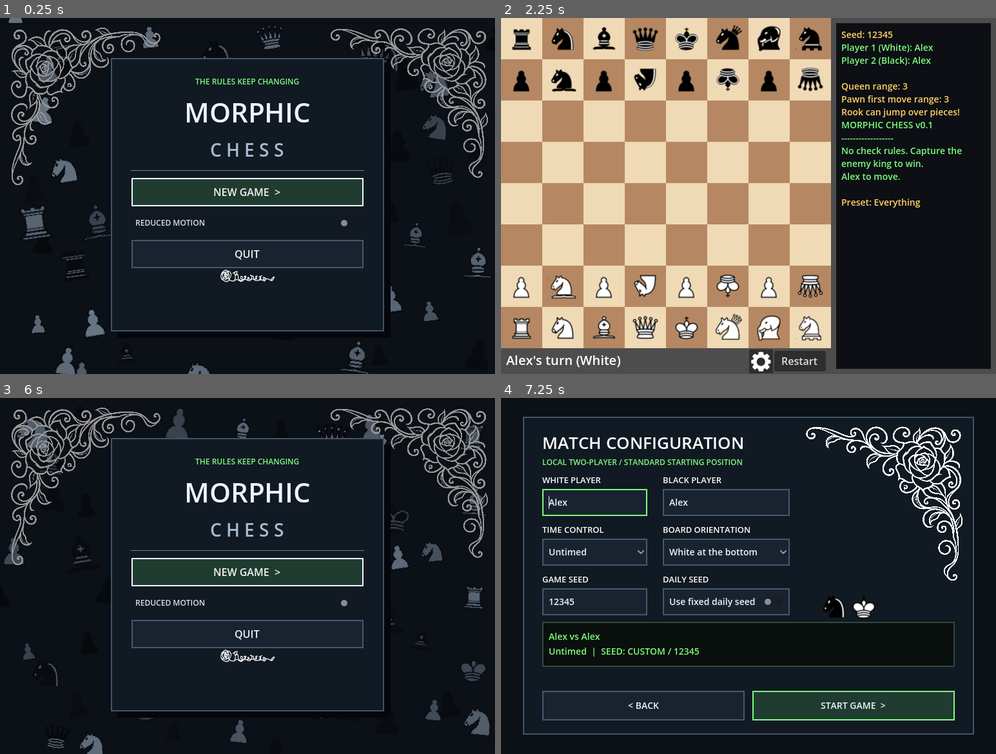
Above: before the commit, frames 1-4 (two rows, left to right).
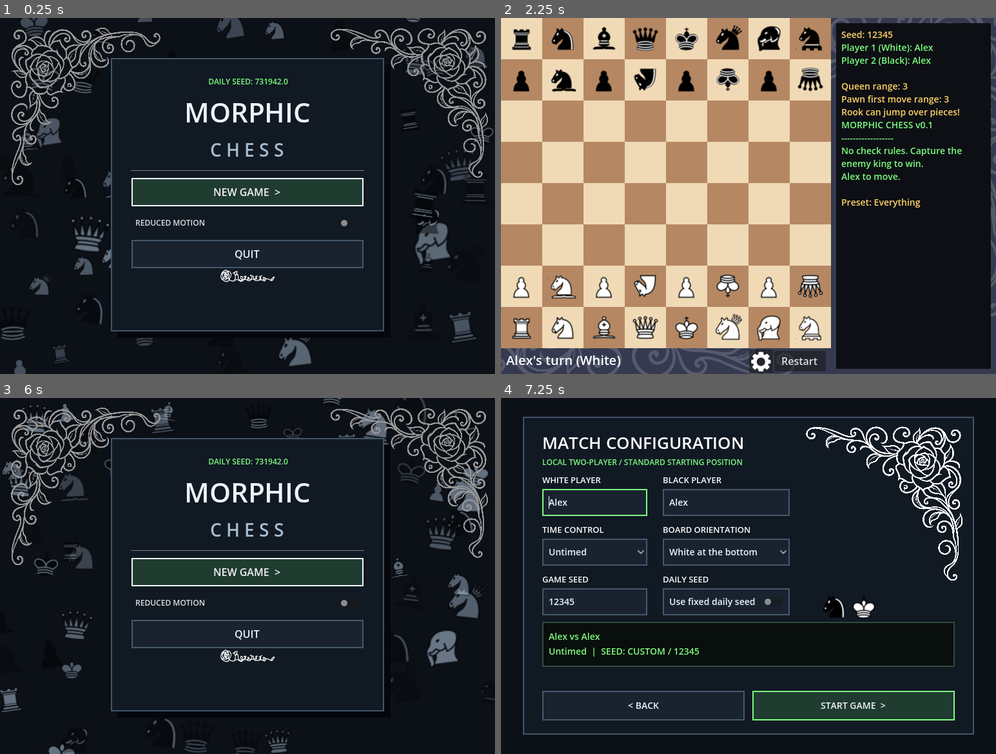
Above: after the commit, the same moments.

Repository: LaRosanera/morphic-chess
Game: Godot game, scene res://Scenes/Main/title_screen.tscn
Same seed, same stepped clock (60 frames per second), same inputs: the game is played once before the commit and once after it.
Inputs (mouse positions are in pixels of both pictures, inside the frame that each line leads up to):
- Up to frame 1 (0.25 s): no input
- Up to frame 2 (2.25 s): click "NEW GAME >" at 0.5 s; click (595, 121) at 1.27 s; type "Alex" at 1.35 s; click (728, 121) at 1.5 s; type "Alex" at 1.58 s; click "START GAME >" at 2 s
- Up to frame 3 (6 s): click "Restart" at 2.75 s; click "Restart" at 3.5 s; click "Restart" at 4.25 s; click (262, 739) at 5 s; click "Main Menu" at 5.75 s
- Up to frame 4 (7.25 s): click "NEW GAME >" at 6.5 s

The runs differ from the first frame. In frame 1, 6.5% of the frame differs, in the area x 0-100%, y 0-100%; in frame 2, 1.5%; in frame 3, 5.9%; in frame 4, nothing differs.

Commit message:
Update 0.11
--Added glow animation and background to behind the chess_board scene
--Added 7 pieces to the background of the title screen and used the scene file instead of the svg to load them into the background.
--Changed color of piece names in settings

Diff:
--- a/Scenes/Chess/chess_board.tscn
+++ b/Scenes/Chess/chess_board.tscn
@@ -4,8 +4,47 @@
 [ext_resource type="Texture2D" uid="uid://cdi0pqhp6mtp4" path="res://assets/board/chess_board_tiles.svg" id="1_tiles"]
 [ext_resource type="Script" uid="uid://dnmqhtnd7meaj" path="res://scripts/chess/move_rule.gd" id="2_rule"]
 [ext_resource type="PackedScene" uid="uid://cjfrjvuevputu" path="res://Scenes/Chess/classic_black_piece.tscn" id="3_p7jj0"]
+[ext_resource type="Texture2D" uid="uid://8n476savhrbw" path="res://assets/icons/rose_vine.svg" id="4_2jdv2"]
 [ext_resource type="PackedScene" uid="uid://cg32l7wtisebm" path="res://Scenes/Chess/classic_white_piece.tscn" id="4_black"]
 [ext_resource type="Texture2D" uid="uid://d017x0hfnqxvm" path="res://assets/icons/settings_icon.svg" id="6_7jloy"]
+
+[sub_resource type="Animation" id="Animation_2jdv2"]
+resource_name = "GLOW"
+length = 12.0
+loop_mode = 1
+tracks/0/type = "value"
+tracks/0/imported = false
+tracks/0/enabled = true
+tracks/0/path = NodePath(".:modulate")
+tracks/0/interp = 1
+tracks/0/loop_wrap = true
+tracks/0/keys = {
+"times": PackedFloat32Array(0, 4, 8.033334, 11.992666),
+"transitions": PackedFloat32Array(1, 1, 1, 1),
+"update": 0,
+"values": [Color(0.33333334, 0.3529412, 0.43137255, 1), Color(0.43529412, 0.34509805, 0.3529412, 1), Color(0.15686275, 0.22745098, 0.39215687, 1), Color(0.33333334, 0.3529412, 0.43137255, 1)]
+}
+
+[sub_resource type="Animation" id="Animation_mp02x"]
+length = 0.001
+tracks/0/type = "value"
+tracks/0/imported = false
+tracks/0/enabled = true
+tracks/0/path = NodePath(".:modulate")
+tracks/0/interp = 1
+tracks/0/loop_wrap = true
+tracks/0/keys = {
+"times": PackedFloat32Array(0),
+"transitions": PackedFloat32Array(1),
+"update": 0,
+"values": [Color(0.33333334, 0.3529412, 0.43137255, 1)]
+}
+
+[sub_resource type="AnimationLibrary" id="AnimationLibrary_rsi80"]
+_data = {
+&"GLOW": SubResource("Animation_2jdv2"),
+&"RESET": SubResource("Animation_mp02x")
+}
 
 [sub_resource type="TileSetAtlasSource" id="TileSetAtlasSource_tiles"]
 texture = ExtResource("1_tiles")
@@ -22,6 +61,38 @@
 white_piece_scene = ExtResource("4_black")
 black_piece_scene = ExtResource("3_p7jj0")
 
+[node name="background" type="Control" parent="." unique_id=249161753]
+modulate = Color(0.33333334, 0.3529412, 0.43137255, 1)
+z_index = -100
+layout_mode = 3
+anchors_preset = 0
+offset_right = 40.0
+offset_bottom = 40.0
+mouse_filter = 2
+
+[node name="ColorRect" type="ColorRect" parent="background" unique_id=854760346]
+layout_mode = 0
+offset_right = 769.0
+offset_bottom = 560.0
+mouse_filter = 2
+color = Color(0.6134626, 0.64804935, 0.73601794, 1)
+
+[node name="RoseVine" type="Sprite2D" parent="background" unique_id=798198188]
+position = Vector2(215, 319)
+rotation = 3.1415927
+scale = Vector2(0.4, 0.4)
+texture = ExtResource("4_2jdv2")
+
+[node name="RoseVine2" type="Sprite2D" parent="background" unique_id=799838284]
+position = Vector2(551.00006, 219.00003)
+rotation = 0.024152279
+scale = Vector2(0.4, 0.4)
+texture = ExtResource("4_2jdv2")
+
+[node name="GLOW" type="AnimationPlayer" parent="background" unique_id=1115963940]
+libraries/ = SubResource("AnimationLibrary_rsi80")
+autoplay = &"GLOW"
+
 [node name="TileMapLayer" type="TileMapLayer" parent="." unique_id=1251295748]
 tile_set = SubResource("TileSet_chess")
 
@@ -92,14 +163,6 @@
 layout_mode = 3
 anchors_preset = 0
 mouse_filter = 2
-
-[node name="ColorRect" type="ColorRect" parent="UI" unique_id=854760346]
-visible = false
-z_index = -1
-layout_mode = 0
-offset_right = 769.0
-offset_bottom = 548.0
-color = Color(0.2031858, 0.23025677, 0.28479365, 1)
 
 [node name="Status" type="Label" parent="UI" unique_id=694311489]
 layout_mode = 0
--- a/Scenes/Chess/classic_white_piece.tscn
+++ b/Scenes/Chess/classic_white_piece.tscn
@@ -165,4 +165,4 @@
 [node name="classic_white_piece" type="AnimatedSprite2D" unique_id=1731590654]
 texture_filter = 2
 sprite_frames = SubResource("SpriteFrames_bhunq")
-animation = &"white_minister"
+animation = &"white_rook"
--- a/Scenes/Main/settings.tscn
+++ b/Scenes/Main/settings.tscn
@@ -58,8 +58,6 @@
 layout_mode = 2
 offset_transform_enabled = true
 offset_transform_position = Vector2(-10, 10)
-offset_transform_pivot_ratio = Vector2(0, 0.5)
-offset_transform_visual_only = false
 text = "X"
 icon_alignment = 1
 
--- a/Scenes/Main/title_screen.tscn
+++ b/Scenes/Main/title_screen.tscn
@@ -80,11 +80,11 @@
 layout_mode = 2
 theme_override_constants/separation = 10
 
-[node name="SystemLabel" type="Label" parent="MenuCanvas/Panel/Margin/Content" unique_id=679529805]
+[node name="SeedLabel" type="Label" parent="MenuCanvas/Panel/Margin/Content" unique_id=679529805]
 layout_mode = 2
 theme_override_colors/font_color = Color(0.494, 0.988, 0.494, 1)
 theme_override_font_sizes/font_size = 12
-text = "THE RULES KEEP CHANGING"
+text = "SEED: 12345"
 horizontal_alignment = 1
 
 [node name="Title" type="Label" parent="MenuCanvas/Panel/Margin/Content" unique_id=446151623]
--- a/scripts/main/settings.gd
+++ b/scripts/main/settings.gd
@@ -56,7 +56,7 @@
 	for piece_type in chess_board.rules:
 		var rule = chess_board.rules[piece_type]
 
-		lines.append("[color=yellow]%s[/color]" % piece_type.capitalize())
+		lines.append("[color=CADET_BLUE]%s[/color]" % piece_type.capitalize())
 		lines.append("Maximum range: %d" % rule.max_range)
 		lines.append("First move range: %d" % rule.first_move_range)
 		lines.append("Can jump: %s" % str(rule.jumps))
--- a/scripts/main/title_screen.gd
+++ b/scripts/main/title_screen.gd
@@ -2,8 +2,9 @@
 extends Control
 
 const SETUP_SCENE := "res://scenes/main/game_setup.tscn"
-const PIECE_TEXTURE_PATH := "res://assets/pieces/classic/Chess_Pieces_Sprite.svg"
-
+const white_piece_scene = "res://Scenes/Chess/classic_white_piece.tscn"
+const black_piece_scene = "res://Scenes/Chess/classic_black_piece.tscn"
+const daily_seed_path = "res://data/daily_seed.json"
 @export var motion_speed: float = 0.65
 
 @onready var piece_layer: Node2D = $PieceLayer
@@ -12,14 +13,14 @@
 @onready var quit_button: Button = $MenuCanvas/Panel/Margin/Content/QuitButton
 @onready var status_label: Label = $MenuCanvas/Panel/Margin/Content/StatusLabel
 @onready var panel: PanelContainer = $MenuCanvas/Panel
-
+@onready var seed_label: Label = $MenuCanvas/Panel/Margin/Content/SeedLabel
 var elapsed := 0.0
 var reduced_motion := false
 var transitioning := false
 
 var rng := RandomNumberGenerator.new()
 
-var pieces: Array[Sprite2D] = []
+var pieces: Array[Node2D] = []
 var origins: Array[Vector2] = []
 var phases: Array[float] = []
 var scales: Array[float] = []
@@ -40,7 +41,8 @@
 	_create_pieces()
 
 	play_button.grab_focus()
-
+	var data = JSON.parse_string(FileAccess.get_file_as_string(daily_seed_path))
+	seed_label.text = " DAILY SEED: %s" % str(data)
 
 func _apply_styles() -> void:
 	panel.add_theme_stylebox_override(
@@ -89,64 +91,59 @@
 	style.content_margin_bottom = 8
 	return style
 
-
+# There are 12 pieces in an animated sprite for both classic black pieces and white ones. I need you to edit this file so it loads 12 x 3. just everything in the file and have them randomly positoned. it should be around 72 in total because you double for black pieces.
 func _create_pieces() -> void:
-	var atlas := load(PIECE_TEXTURE_PATH) as Texture2D
-
-	if atlas == null:
-		status_label.text = "ARTWORK ERROR / CHECK SPRITESHEET PATH"
-		return
-
-	# King, queen, bishop, knight, rook, pawn.
-	var army_columns: Array[int] = [
-		4, 3, 2, 1, 0, 2, 3, 4,
-		5, 5, 5, 5, 5, 5, 5, 5
-	]
-
-	# Shuffle 64 positions.
+	var copies_per_piece := 3
+
+	# Load both scenes once.
+	var packed_scenes: Array[PackedScene] = []
+	for path in [white_piece_scene, black_piece_scene]:
+		var packed := load(path) as PackedScene
+		if packed == null:
+			status_label.text = "ARTWORK ERROR / CHECK PIECE SCENE PATHS"
+			return
+		packed_scenes.append(packed)
+
+	# Build (scene index, animation name) specs from each scene's own animations.
+	var specs: Array[Dictionary] = []
+	for scene_index in range(packed_scenes.size()):
+		var probe := packed_scenes[scene_index].instantiate() as AnimatedSprite2D
+		var names: PackedStringArray = probe.sprite_frames.get_animation_names()
+		probe.free()
+
+		for anim_name in names:
+			for copy in range(copies_per_piece):
+				specs.append({"scene": scene_index, "anim": anim_name})
+
+	var total := specs.size()
+
+	# Shuffle grid cells so the layout is random but doesn't clump.
+	var columns := 9
+	var rows := int(ceil(float(total) / columns))
 	var cells: Array[int] = []
-
-	for i in range(64):
+	for i in range(total):
 		cells.append(i)
 
-	for i in range(63, 0, -1):
+	for i in range(total - 1, 0, -1):
 		var other := rng.randi_range(0, i)
 		var temp := cells[i]
 		cells[i] = cells[other]
 		cells[other] = temp
 
-	for i in range(64):
-		var side := (i / 16) % 2
-		var column := army_columns[i % 16]
-
-		var texture := AtlasTexture.new()
-		texture.atlas = atlas
-		texture.region = Rect2(
-			column * 45.0,
-			side * 45.0,
-			45.0,
-			45.0
-		)
-
-		var sprite := Sprite2D.new()
-		sprite.texture = texture
-		sprite.texture_filter = CanvasItem.TEXTURE_FILTER_NEAREST
-		sprite.modulate = Color(
-			0.8,
-			0.9,
-			1.0,
-			rng.randf_range(0.22, 0.48)
-		)
-
+	for i in range(total):
+		var spec := specs[i]
+		var sprite := packed_scenes[spec["scene"]].instantiate() as AnimatedSprite2D
+		sprite.animation = spec["anim"]
+		sprite.stop()
+		sprite.modulate = Color(0.8, 0.9, 1.0, rng.randf_range(0.22, 0.48))
 		piece_layer.add_child(sprite)
 
 		var cell := cells[i]
-
 		pieces.append(sprite)
 
 		origins.append(Vector2(
-			(float(cell % 8) + rng.randf_range(0.15, 0.85)) / 8.0,
-			(float(cell / 8) + rng.randf_range(0.15, 0.85)) / 8.0
+			(float(cell % columns) + rng.randf_range(0.15, 0.85)) / float(columns),
+			(float(cell / columns) + rng.randf_range(0.15, 0.85)) / float(rows)
 		))
 
 		phases.append(rng.randf_range(0.0, TAU))
@@ -154,6 +151,14 @@
 
 	_update_pieces()
 
+func _find_animated_sprite(node: Node) -> AnimatedSprite2D:
+	if node is AnimatedSprite2D:
+		return node
+	for child in node.get_children():
+		var found := _find_animated_sprite(child)
+		if found != null:
+			return found
+	return null
 
 func _process(delta: float) -> void:
 	if not reduced_motion:
@@ -205,3 +210,4 @@
 
 func _quit_game() -> void:
 	get_tree().quit()
+# ERROR: They are being spawned in, but not moving and being positioned.
